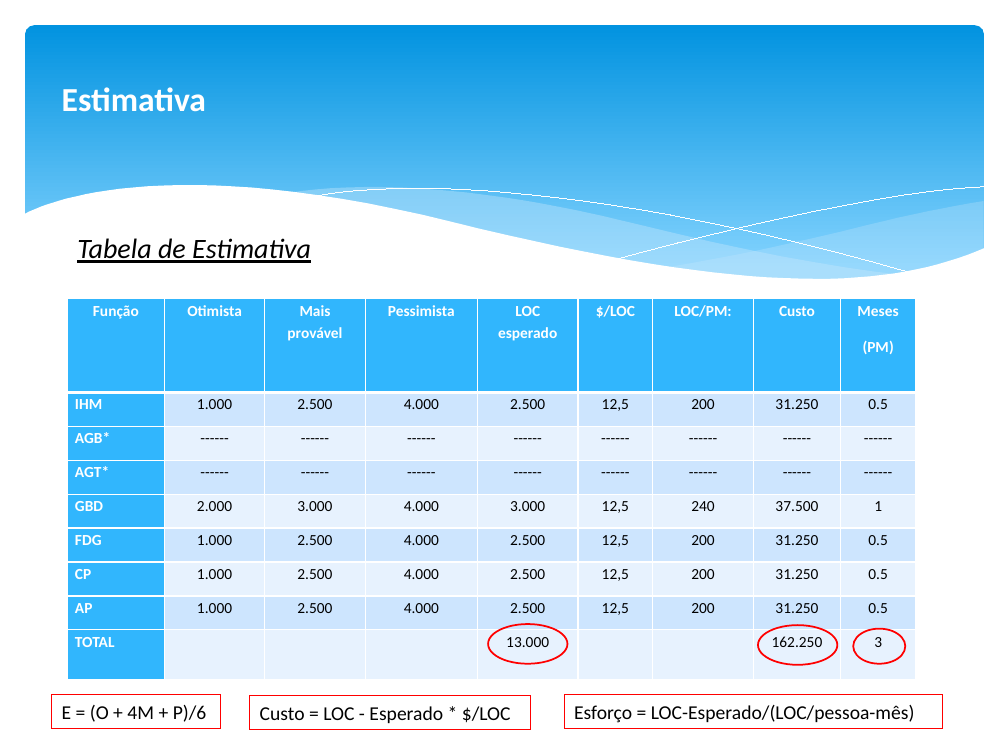
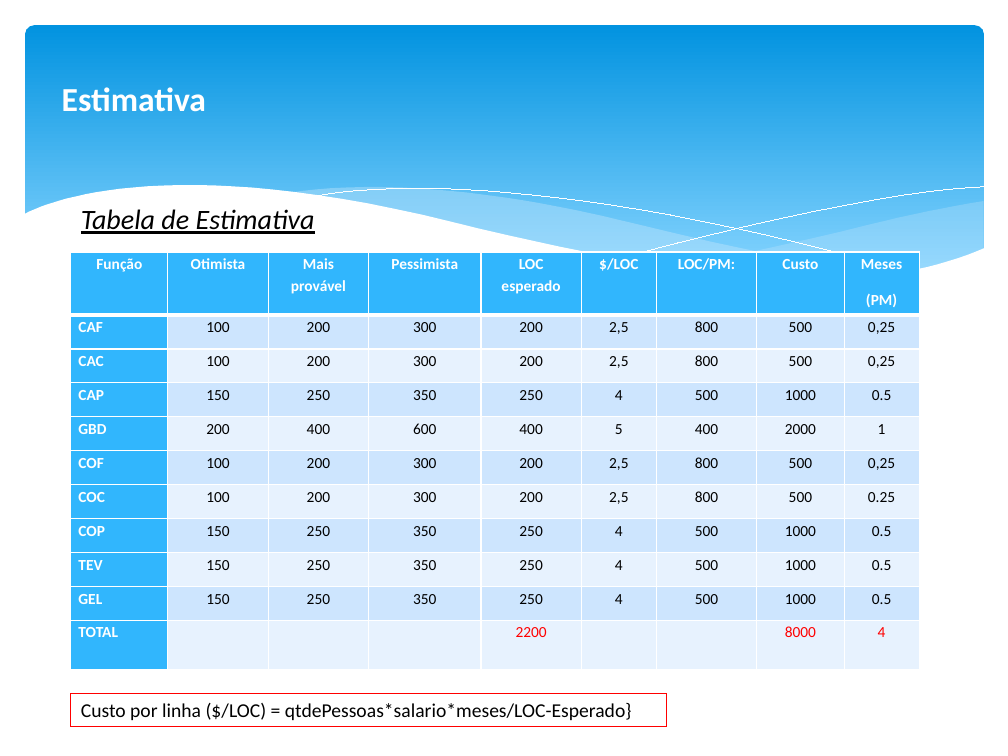
Before and after one commit to eversonAntonio/Trabalho-Engenharia1, a slide deck: slide 7 of Apresentação/Apresentação1.pptx. Drawn at 1008x756 pixels with LibreOffice and Linux fonts; fonts in the diff are those of the drawing. Boxes give left, top, right and bottom in pixels: in the first picture for what was removed or moved away, otherwise in the second. Text is boxed around its words. In the diff, an @@ line names an element or a change of style, - is before the commit and + after.

```diff
--- a/Apresentação/Apresentação1.pptx
+++ b/Apresentação/Apresentação1.pptx
@@ text "Tabela de Estimativa": place and size @@
-text "Tabela de Estimativa" at (77,238,311,263)
+text "Tabela de Estimativa" at (81,209,315,234)
@@ table at (71,252,919,670) @@
-row 2: IHM | 1.000 | 2.500 | 4.000 | 2.500 | 12,5 | 200 | 31.250 | 0.5
-row 3: AGB* | ------ | ------ | ------ | ------ | ------ | ------ | ------ | ------
-row 4: AGT* | ------ | ------ | ------ | ------ | ------ | ------ | ------ | ------
-row 5: GBD | 2.000 | 3.000 | 4.000 | 3.000 | 12,5 | 240 | 37.500 | 1
-row 6: FDG | 1.000 | 2.500 | 4.000 | 2.500 | 12,5 | 200 | 31.250 | 0.5
-row 7: CP | 1.000 | 2.500 | 4.000 | 2.500 | 12,5 | 200 | 31.250 | 0.5
-row 8: AP | 1.000 | 2.500 | 4.000 | 2.500 | 12,5 | 200 | 31.250 | 0.5
-row 9: TOTAL |  |  |  | 13.000 |  |  | 162.250 | 3
+row 2: CAF | 100 | 200 | 300 | 200 | 2,5 | 800 | 500 | 0,25
+row 3: CAC | 100 | 200 | 300 | 200 | 2,5 | 800 | 500 | 0,25
+row 4: CAP | 150 | 250 | 350 | 250 | 4 | 500 | 1000 | 0.5
+row 5: GBD | 200 | 400 | 600 | 400 | 5 | 400 | 2000 | 1
+row 6: COF | 100 | 200 | 300 | 200 | 2,5 | 800 | 500 | 0,25
+row 7: COC | 100 | 200 | 300 | 200 | 2,5 | 800 | 500 | 0.25
+row 8: COP | 150 | 250 | 350 | 250 | 4 | 500 | 1000 | 0.5
+row 9: TEV | 150 | 250 | 350 | 250 | 4 | 500 | 1000 | 0.5
+row 10: GEL | 150 | 250 | 350 | 250 | 4 | 500 | 1000 | 0.5
+row 11: TOTAL |  |  |  | 2200 |  |  | 8000 | 4
@@ table: place and size @@
-table at (68,298,916,679)
+table at (71,252,919,670)
@@ ellipse removed at (488,624,568,663) @@
@@ ellipse removed at (758,625,838,664) @@
@@ ellipse removed at (853,629,905,664) @@
@@ rectangle removed at (51,695,220,729) @@
-E = (O + 4M + P)/6
@@ rectangle "Custo por linha ($/LOC) = ...": place and size @@
-rectangle "Custo por linha ($/LOC) = ..." at (250,696,530,730)
+rectangle "Custo por linha ($/LOC) = ..." at (71,694,666,728)
@@ text in rectangle at (81,703,632,720): text changed @@
-Custo = LOC - Esperado * $/LOC
+Custo por linha ($/LOC) = qtdePessoas*salario*meses/LOC-Esperado}
@@ rectangle removed at (564,695,942,729) @@
-Esforço = LOC-Esperado/(LOC/pessoa-mês)
```
Also in this commit, not shown: 8 other slides changed, 1 slide added, 4 slides removed, 3 other files.
